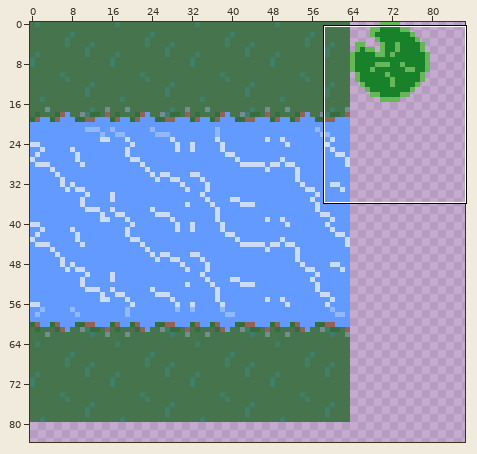
Pixel-art file: Assets/Sprites/AsepriteWorkspace/Tilemap.aseprite. The first picture is a wide view before the edit; the outline marks the close-up.
Close-up. Earlier state:
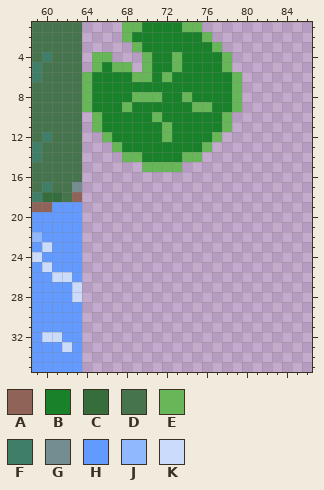
160x160 pixels, 1 frame. Shown: x 59..86, y 1..35. The wide view leaves out empty margins.
Palette (. is transparent): A #8f6358  B #198129  C #356e3c  D #46754d  E #67b758  F #3f7e69  G #738d91  H #629aff  J #8fb8ff  K #cadbfb
Pixels before, first column x 59:
 1 DDDDD....EEBBBBEE....
 2 DDDDD....EBBBBBBBE...
 3 DDDDD.....EBBBBBBBE..
 4 DFDDD.EE...EBBEBBBBE.
 5 FDDDD.EBEE.EBBEBBBBE.
 6 FDDDDEBBBBEEBEBBBBBBE
 7 DDDDDEBBBBBBBBBBBBBBE
 8 DDDDDEBBBBEEEBBEBBBBE
 9 DDDDDEBBBEBBBBBBEEBBE
10 DDDDD.EBBBBBEBBBBBBE.
11 DDDDD.EBBBBBBEBBBBBE.
12 DFDDD..EBBBBBEBBBBE..
13 FDDDD...EBBBBBBBBE...
14 FDDDD....EEBBBBEE....
15 DDDDD......EEEE......
16 DDDDD................
17 DFDDG................
18 FCCDA................
19 AAHHH................
20 HHHHH................
21 HHHHH................
22 JHHHH................
23 HKHHH................
24 KHHHH................
25 HKHHH................
26 HHKKH................
27 HHHHK................
28 HHHHK................
29 HHHHH................
30 HHHHH................
31 HHHHH................
32 HKKHH................
33 HHHKH................
34 HHHHH................
35 HHHHH................
Now the later version:
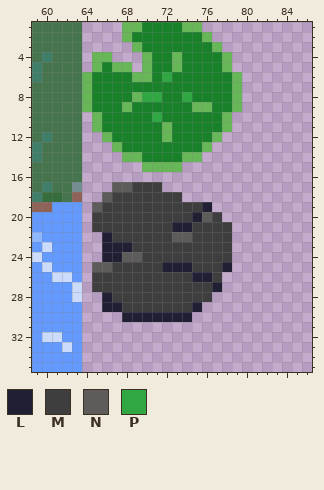
Colours new in this view: L #211f34  M #3e3e3e  N #5e5b5b  P #30a742
Diff:
Changed rows in their new state; - is an unchanged pixel.
Layer "Tiles":
first column x 70:
 6 --P--
 8 PP--P
10 -P---
first column x 65:
17 --NNMMM-------
18 -NMMMMMMM-----
19 NMMMMMMMMMML--
20 MMMMMMMMMMLNM-
21 MMMMMMMMLLMMMM
22 -LMMMMMMNNMMMM
23 -LLLMMMMMMMMMM
24 -LLNNMMMMMMMMM
25 NNMMMMMLLLMMML
26 MMMMMMMMMMLLM-
27 MMMMMMMMMMMML-
28 -LMMMMMMMMMM--
29 -LLMMMMMMML---
30 ---LLLLLLL----
Boxes around the changes in both close-ups, in picture pixels (x1, y1, x2, y2):
changed: (142, 72, 192, 122)
added: (92, 182, 232, 322)
